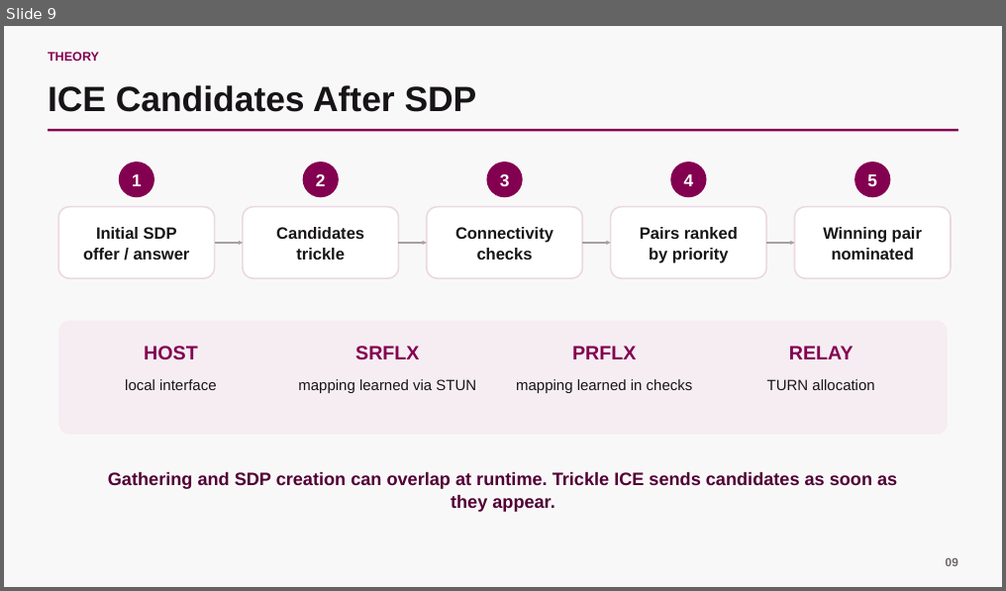
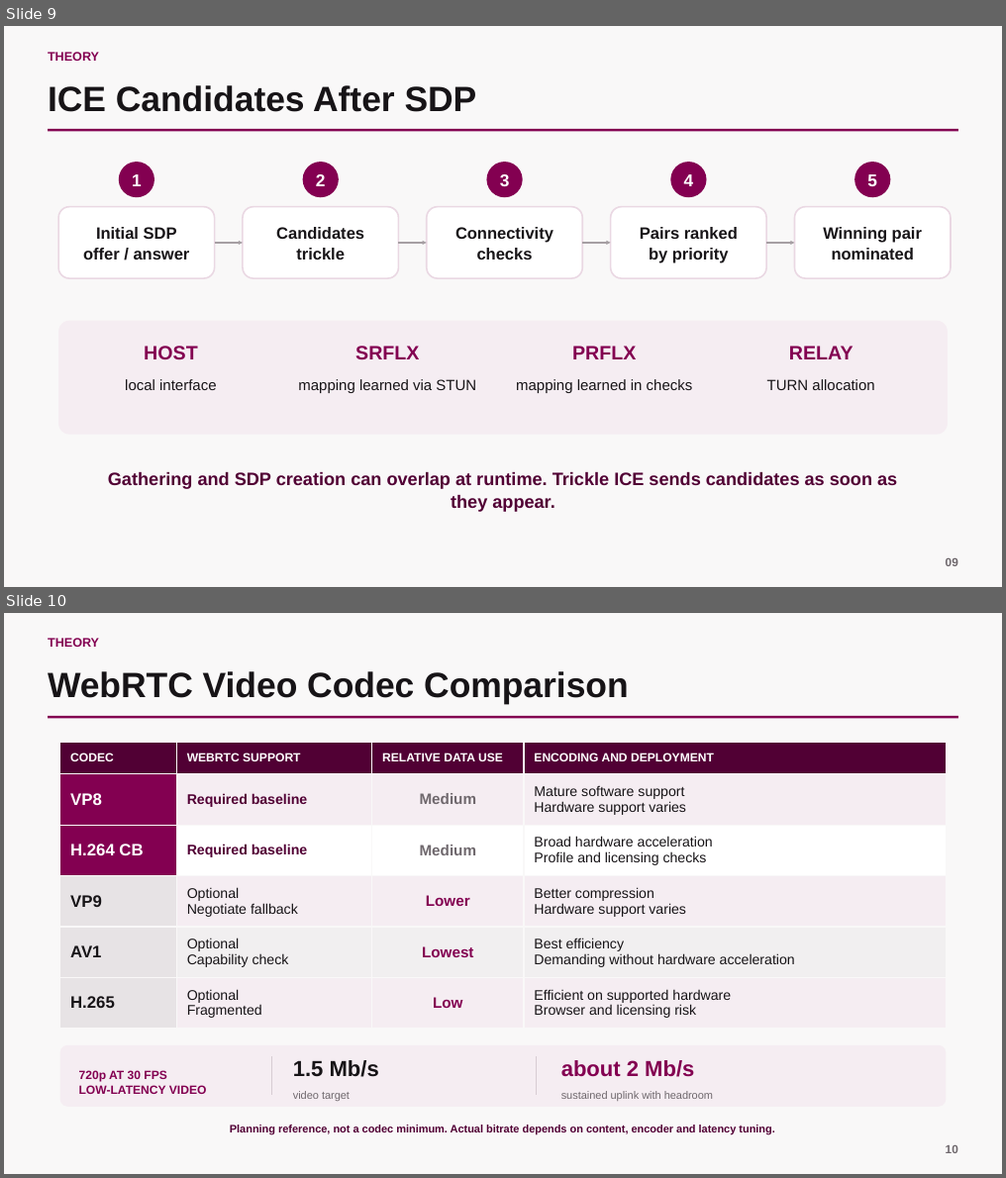
Before and after one commit to scarlet-radio-control/scarlet-radio-control, a slide deck: PRESENTATION.pptx. Shown one above the other, each under a label of ours: slide 9 before the commit, slides 9 and 10 after it. The pictures are 1006x591 and 1006x1178 pixels, drawn with LibreOffice and Linux fonts; fonts in the diff are those of the drawing. Boxes give left, top, right and bottom in pixels: in the first picture for what was removed or moved away, otherwise in the second. Text is boxed around its words. In the diff, an @@ line names an element or a change of style, - is before the commit and + after.

```diff
--- a/PRESENTATION.pptx
+++ b/PRESENTATION.pptx
@@ slide 10 added at box(4, 613, 1002, 1174), background #F9F8F8 @@
@@ text added at box(48, 638, 99, 647), 12 pt, text #830051, bold @@
+THEORY
@@ text added at box(48, 671, 628, 705), 33.8 pt, text #171417, bold @@
+WebRTC Video Codec Comparison
@@ rectangle added at box(48, 716, 958, 719), fill #830051 @@
@@ table added at box(60, 742, 946, 1029), 6 rows, 4 columns @@
+CODEC | WEBRTC SUPPORT | RELATIVE DATA USE | ENCODING AND DEPLOYMENT
+VP8 | Required baseline | Medium | Mature software support Hardware support varies
+H.264 CB | Required baseline | Medium | Broad hardware acceleration Profile and licensing checks
+VP9 | Optional Negotiate fallback | Lower | Better compression Hardware support varies
+AV1 | Optional Capability check | Lowest | Best efficiency Demanding without hardware acceleration
+H.265 | Optional Fragmented | Low | Efficient on supported hardware Browser and licensing risk
@@ rounded rectangle added at box(60, 1046, 945, 1107), fill #F5EDF2 @@
@@ line added from (272, 1057) to (272, 1095), #D7CCD3 1 pt @@
@@ line added from (537, 1057) to (537, 1095), #D7CCD3 1 pt @@
@@ text added at box(79, 1070, 207, 1094), 11.5 pt, text #830051, bold @@
+720p AT 30 FPS
+LOW-LATENCY VIDEO
@@ text added at box(293, 1060, 379, 1077), 21 pt, text #171417, bold @@
+1.5 Mb/s
@@ text added at box(561, 1060, 694, 1077), 21 pt, text #830051, bold @@
+about 2 Mb/s
@@ text added at box(293, 1091, 350, 1101), 10.5 pt, text #6F686D @@
+video target
@@ text added at box(561, 1091, 713, 1101), 10.5 pt, text #6F686D @@
+sustained uplink with headroom
@@ text added at box(230, 1125, 774, 1136), 10.5 pt, text #510034, bold @@
+Planning reference, not a codec minimum. Actual bitrate depends on content, encoder and latency tuning.
@@ text added at box(945, 1146, 958, 1154), 11.2 pt, text #6F686D, bold @@
+10
```
Also in this commit, not shown: 1 slide removed.
